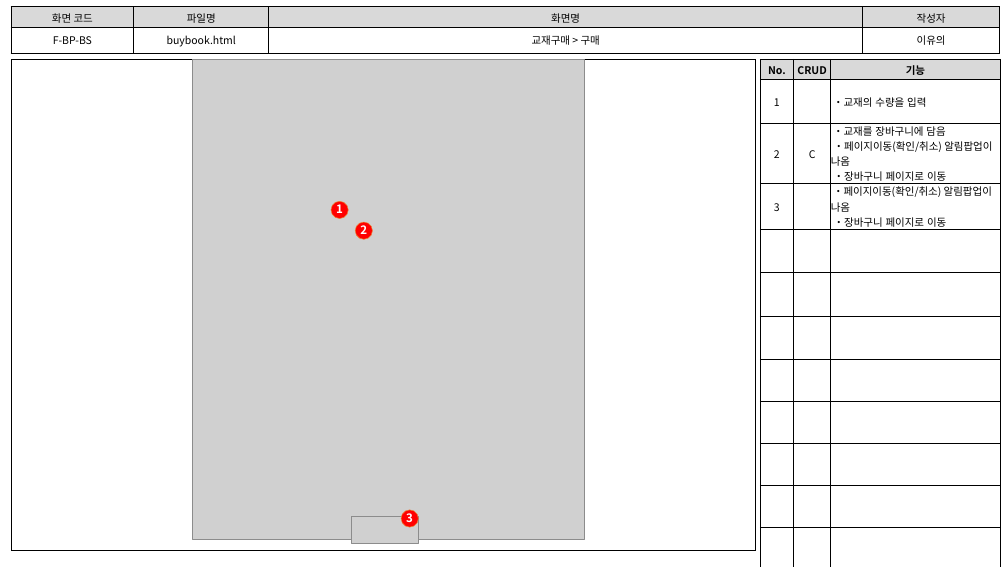
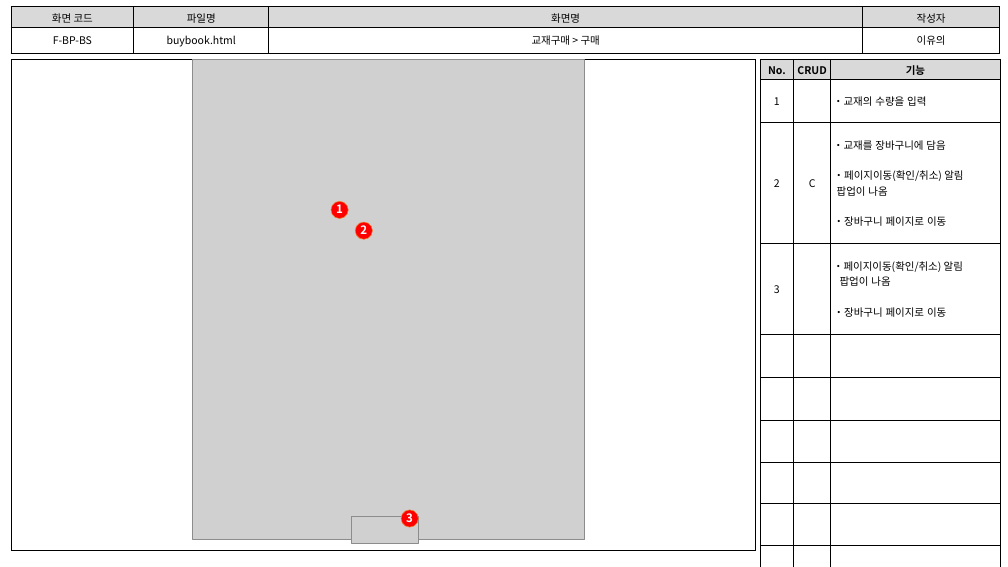
Before and after one commit to index506/cosmo6th_3thGroup, a slide deck: slide 1 of 3rd_Project/Member/Lee/기능,화면,테스트 문서/3th_Project_화면 설계도(이유의).pptx. Drawn at 1008x567 pixels with LibreOffice and Linux fonts; fonts in the diff are those of the drawing; grey boxes stand for pictures. Boxes give left, top, right and bottom in pixels: in the first picture for what was removed or moved away, otherwise in the second. Text is boxed around its words. In the diff, an @@ line names an element or a change of style, - is before the commit and + after.

```diff
--- a/3rd_Project/Member/Lee/기능,화면,테스트 문서/3th_Project_화면 설계도(이유의).pptx
+++ b/3rd_Project/Member/Lee/기능,화면,테스트 문서/3th_Project_화면 설계도(이유의).pptx
@@ table at [761,60,1001,552] @@
-row 3, column 3: ・교재를 장바구니에 담음 / ・페이지이동(확인/취소) 알림팝업이 나옴 / ・장바구니 페이지로 이동
+row 3, column 3: ・교재를 장바구니에 담음 / ・페이지이동(확인/취소) 알림 / 팝업이 나옴 / ・장바구니 페이지로 이동
-row 4, column 3: ・페이지이동(확인/취소) 알림팝업이 나옴 / ・장바구니 페이지로 이동
+row 4, column 3: ・페이지이동(확인/취소) 알림 / 팝업이 나옴 / ・장바구니 페이지로 이동
-row 11:  |  | 
-row 12:  |  | 
```
Also in this commit, not shown: 8 other slides changed, 3 other files.
